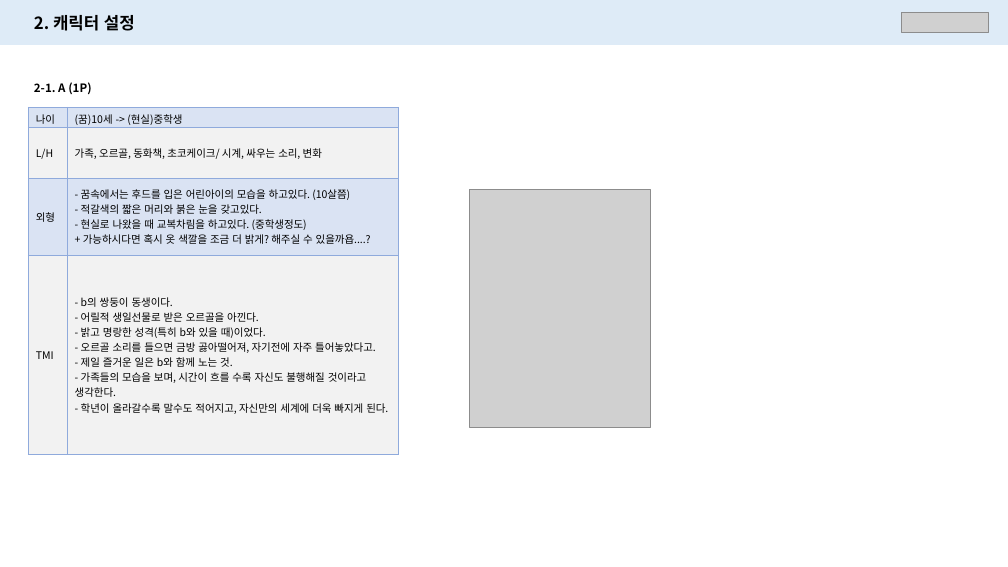
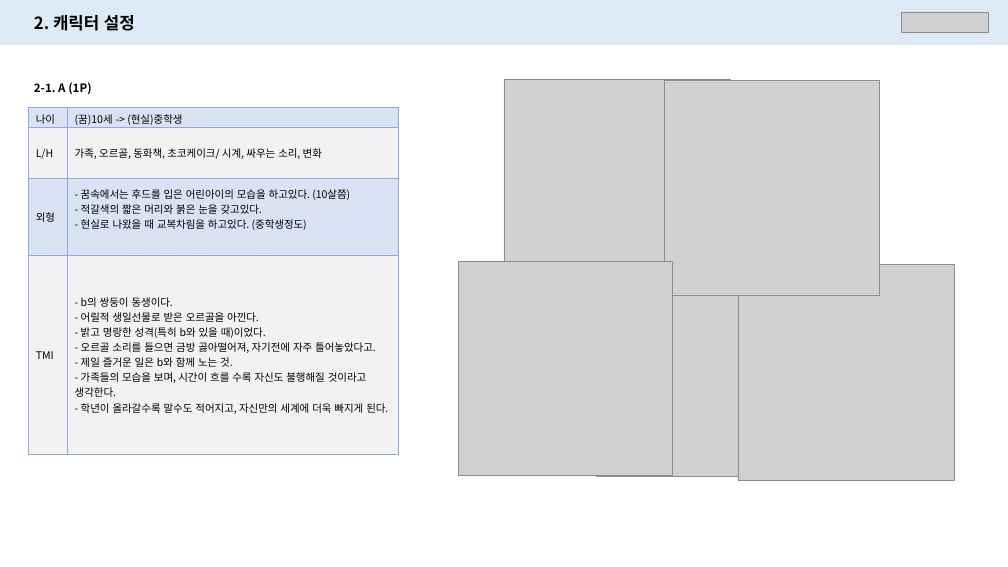
Before and after one commit to PerfectEgg/-Receivers, a slide deck: slide 7 of Doc/Story/캐릭터 설정_v1.02.pptx. Drawn at 1008x567 pixels with LibreOffice and Linux fonts; fonts in the diff are those of the drawing; grey boxes stand for pictures. Boxes give left, top, right and bottom in pixels: in the first picture for what was removed or moved away, otherwise in the second. Text is boxed around its words. In the diff, an @@ line names an element or a change of style, - is before the commit and + after.

Commit message:
[송나름]
# 게임컷씬 색깔 약간 수정했습니다.
# 게임대사_V1.10_240305
- version : 2024.03.05

```diff
--- a/Doc/Story/캐릭터 설정_v1.02.pptx
+++ b/Doc/Story/캐릭터 설정_v1.02.pptx
@@ picture added at <box>504,79,730,306</box> @@
@@ picture added at <box>665,81,879,296</box> @@
@@ table at <box>28,107,398,454</box> @@
-row 3, column 2: - 꿈속에서는 후드를 입은 어린아이의 모습을 하고있다. (10살쯤) / - 적갈색의 짧은 머리와 붉은 눈을 갖고있다. / - 현실로 나왔을 때 교복차림을 하고있다. (중학생정도) / + 가능하시다면 혹시 옷 색깔을 조금 더 밝게? 해주실 수 있을까욥....?
+row 3, column 2: - 꿈속에서는 후드를 입은 어린아이의 모습을 하고있다. (10살쯤) / - 적갈색의 짧은 머리와 붉은 눈을 갖고있다. / - 현실로 나왔을 때 교복차림을 하고있다. (중학생정도)
@@ picture: place and size @@
-picture at <box>470,190,650,428</box>
+picture at <box>459,262,673,476</box>
@@ picture added at <box>596,267,805,476</box> @@
@@ picture added at <box>738,265,954,481</box> @@
```
Also in this commit, not shown: 3 other slides changed, 6 other files.
